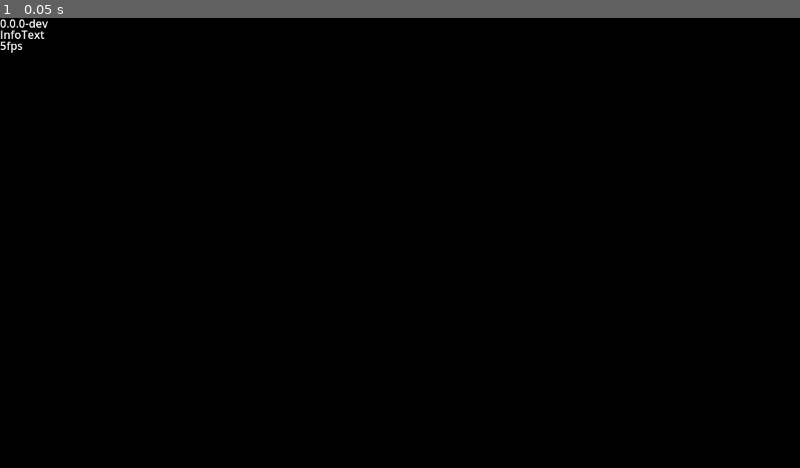
Above: before the commit, frame 1.
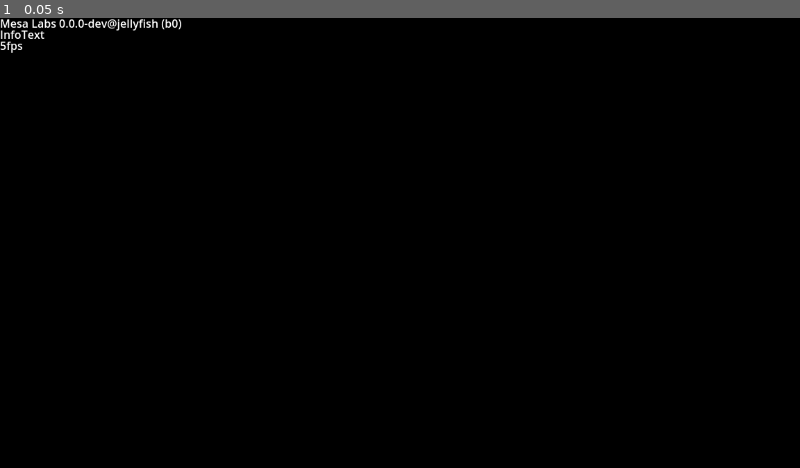
Above: after the commit, the same moment.

Repository: VizzyPop-GH/MesaLabs
Game: Godot game, scene res://scenes/engine/load.tscn
Two runs of this game, one before a commit and one after it. Both use one fixed random seed, a clock stepped at 60 frames per second and the inputs below.
Inputs:
- Up to frame 1 (0.05 s): no input

The runs differ from the first frame. In frame 1, 0.3% of the frame differs, in the area x 0-23%, y 0-3%.

Commit message:
[ engine ] change build num getter

Diff:
--- a/src/engine/debug.gd
+++ b/src/engine/debug.gd
@@ -30,4 +30,4 @@
 
 	else:
 		print("WARN: Unable to get build number")
-		ver.text = Main.version # shove it on da text
+		ver.text = "Mesa Labs "+ Main.version +"@" + Main.branch+  " (b" + "0" + ")" # shove it on da text
